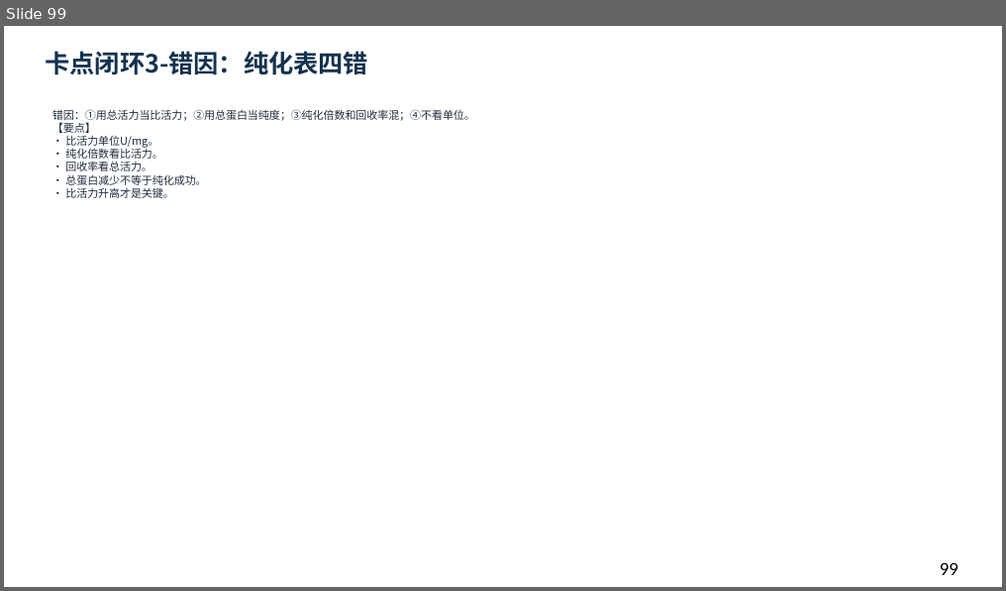
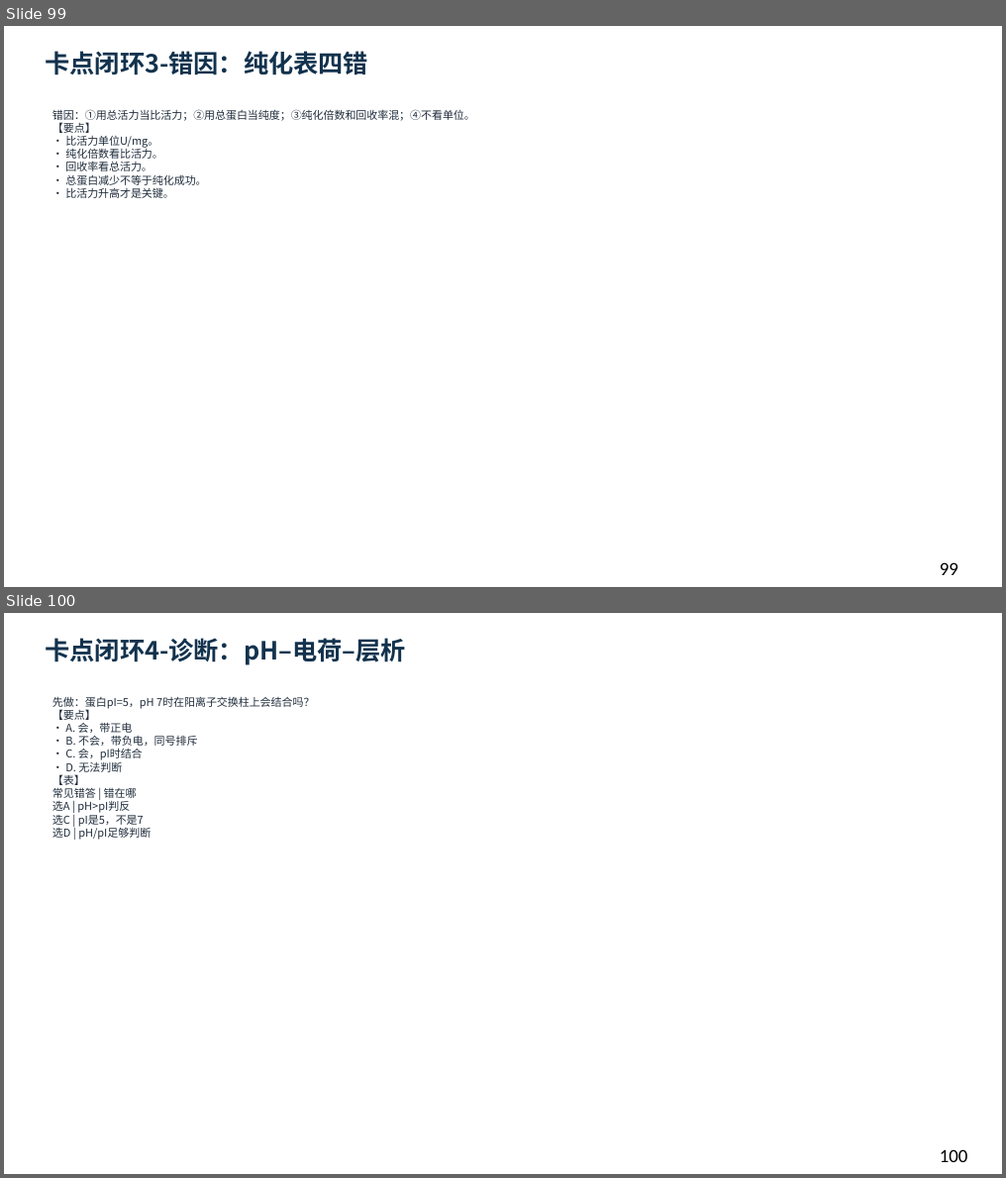
Before and after one commit to newkan-li/Biochemistry, a slide deck: downloads/bc05-ai-style.pptx. Shown one above the other, each under a label of ours: slide 99 before the commit, slides 99 and 100 after it. The pictures are 1006x591 and 1006x1178 pixels, drawn with LibreOffice and Linux fonts; fonts in the diff are those of the drawing. Boxes give left, top, right and bottom in pixels: in the first picture for what was removed or moved away, otherwise in the second. Text is boxed around its words. In the diff, an @@ line names an element or a change of style, - is before the commit and + after.

```diff
--- a/downloads/bc05-ai-style.pptx
+++ b/downloads/bc05-ai-style.pptx
@@ slide 100 added at <box>4,613,1002,1174</box>, background #FFFFFF @@
@@ text added at <box>45,638,405,665</box>, 24 pt, text #12324D, bold @@
+卡点闭环4-诊断：pH–电荷–层析
@@ text added at <box>53,697,314,840</box>, 10.5 pt, text #202D3C @@
+先做：蛋白pI=5，pH 7时在阳离子交换柱上会结合吗？
+【要点】
+• A. 会，带正电
+• B. 不会，带负电，同号排斥
+• C. 会，pI时结合
+• D. 无法判断
+【表】
+常见错答 | 错在哪
+选A | pH>pI判反
+选C | pI是5，不是7
+选D | pH/pI足够判断
@@ text added at <box>940,1150,968,1162</box>, 18 pt, text #000000 @@
+100
```
Also in this commit, not shown: 1 slide changed, 7 other slides added, 22 other files.
